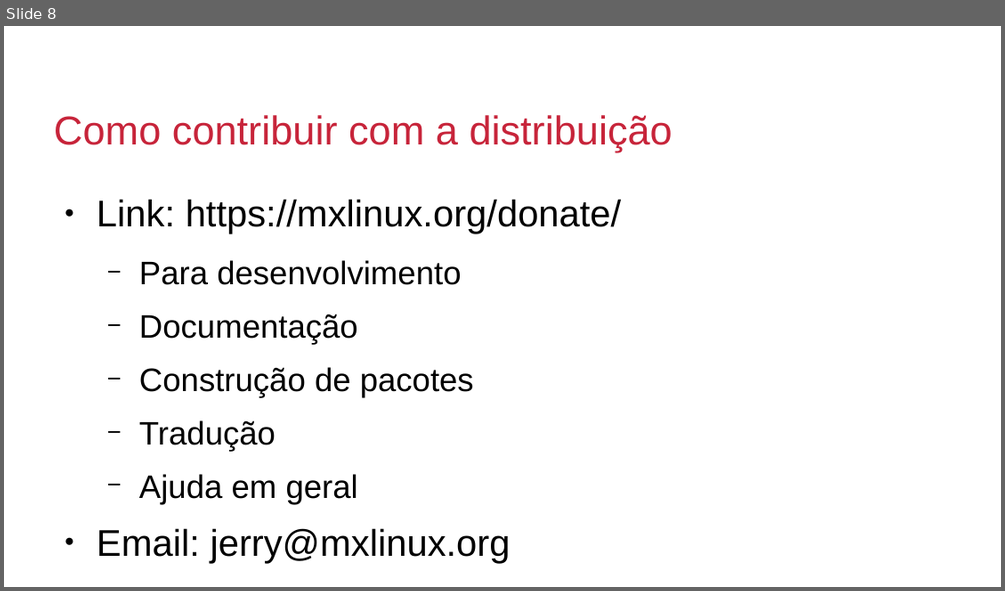
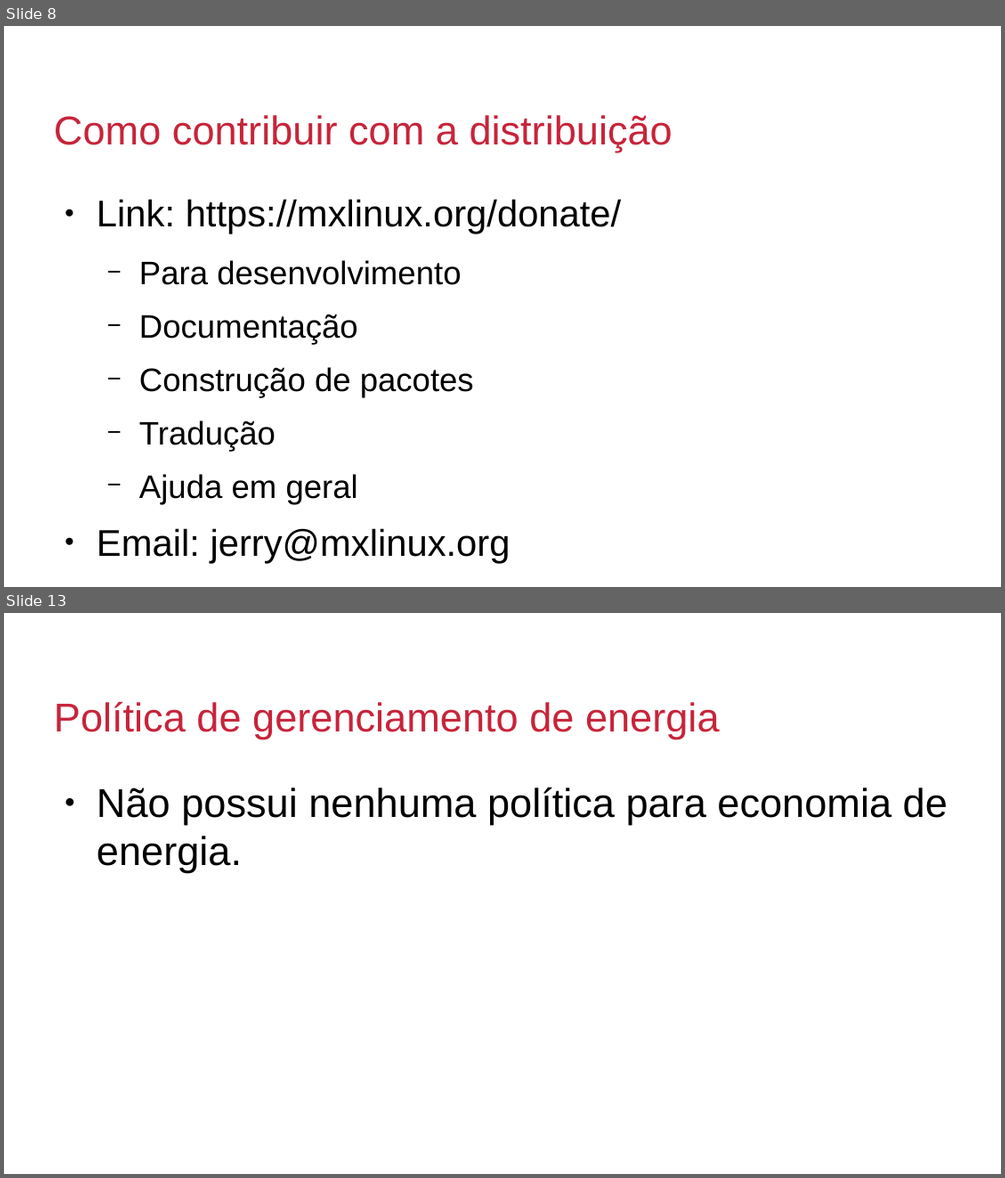
Before and after one commit to millerraycell/MillerRodrigo_Seminario_OS_rr_2019, a slide deck: apresentação.odp. Shown one above the other, each under a label of ours: slide 8 before the commit, slides 8 and 13 after it; the slides between them are not shown. The pictures are 1005x591 and 1005x1178 pixels, drawn with LibreOffice and Linux fonts; fonts in the diff are those of the drawing; background and template pictures are left out. Boxes give left, top, right and bottom in pixels: in the first picture for what was removed or moved away, otherwise in the second. Text is boxed around its words. In the diff, an @@ line names an element or a change of style, - is before the commit and + after.

```diff
--- a/apresentação.odp
+++ b/apresentação.odp
@@ slide 13 added at [4,613,1001,1174], background #FFFFFF; not listed: 3 template elements that a slide beside it also shows @@
@@ title added at [54,701,720,739], 32 pt, text #C7243A @@
+Política de gerenciamento de energia
@@ text added at [97,787,947,872], 32 pt, text #000000 @@
+● Não possui nenhuma política para economia de energia.
```
Also in this commit, not shown: 2 slides changed, 5 other slides added.
